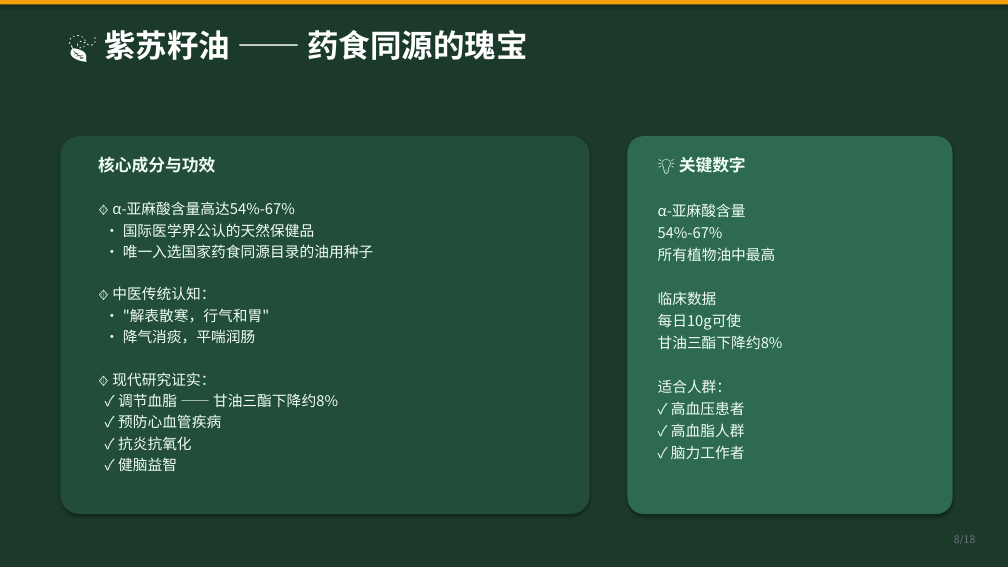
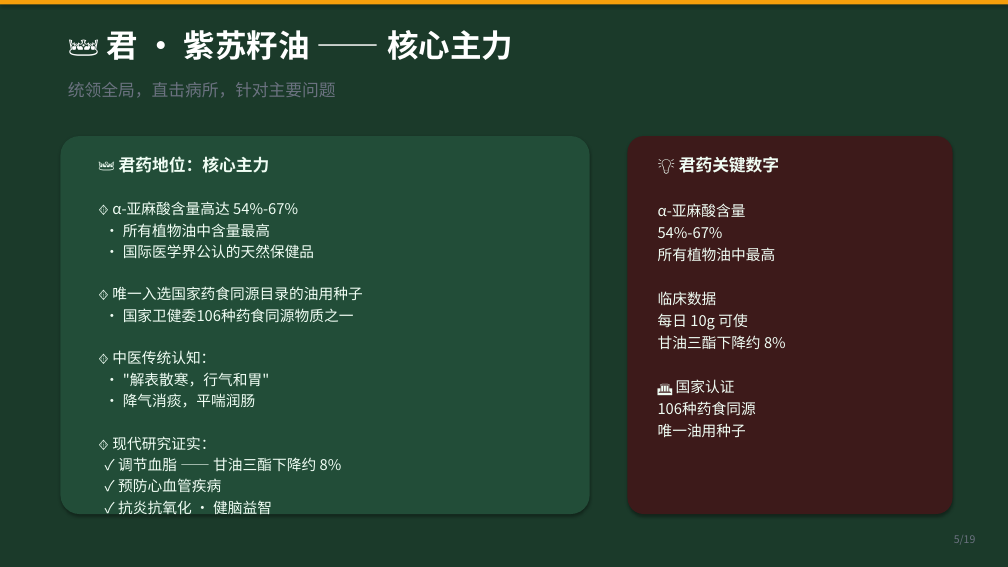
Before and after one commit to unclefrankie422/boyboy-manager, a slide deck: slide 5 of why-four-seed-oil.pptx (slide 8 before the commit). Drawn at 1008x567 pixels with LibreOffice and Linux fonts; fonts in the diff are those of the drawing. Boxes give left, top, right and bottom in pixels: in the first picture for what was removed or moved away, otherwise in the second. Text is boxed around its words. In the diff, an @@ line names an element or a change of style, - is before the commit and + after.

Commit message:
四籽油丸PPT v2：按君臣佐使配伍理论重新排列四种油顺序（君紫苏·臣亚麻·佐山茶·使葡萄），新增配伍理论专页，19页

```diff
--- a/why-four-seed-oil.pptx
+++ b/why-four-seed-oil.pptx
@@ text at [107,30,513,60]: text changed @@
-🍃 紫苏籽油 —— 药食同源的瑰宝
+👑 君 · 紫苏籽油 —— 核心主力
@@ text added at [68,82,336,98], 16 pt, text #6B7280 @@
+统领全局，直击病所，针对主要问题
@@ rounded rectangle at [628,136,953,514]: fill #2D6A4F to #3D1A1A @@
@@ text at [112,156,298,237]: text changed @@
-核心成分与功效
-🔸 α-亚麻酸含量高达54%-67%
+👑 君药地位：核心主力
+🔸 α-亚麻酸含量高达 54%-67%
+• 所有植物油中含量最高
@@ text at [679,156,779,173]: text changed @@
-💡 关键数字
+💡 君药关键数字
@@ text at [112,286,362,322]: text changed @@
-• 唯一入选国家药食同源目录的油用种子
+🔸 唯一入选国家药食同源目录的油用种子
+• 国家卫健委106种药食同源物质之一
@@ text at [658,313,786,437]: text changed @@
-每日10g可使
-甘油三酯下降约8%
-适合人群：
-✓ 高血压患者
-✓ 高血脂人群
-✓ 脑力工作者
+每日 10g 可使
+甘油三酯下降约 8%
+🏛️ 国家认证
+106种药食同源
+唯一油用种子
@@ text at [118,436,192,471]: text changed @@
-✓ 抗炎抗氧化
-✓ 健脑益智
+✓ 抗炎抗氧化 · 健脑益智
@@ text at [118,457,342,471]: spaces changed @@
-✓ 调节血脂 —— 甘油三酯下降约8%
+✓ 调节血脂 —— 甘油三酯下降约 8%
```
Also in this commit, not shown: 16 other slides changed, 2 slides added, 1 slide removed, 1 other file.
